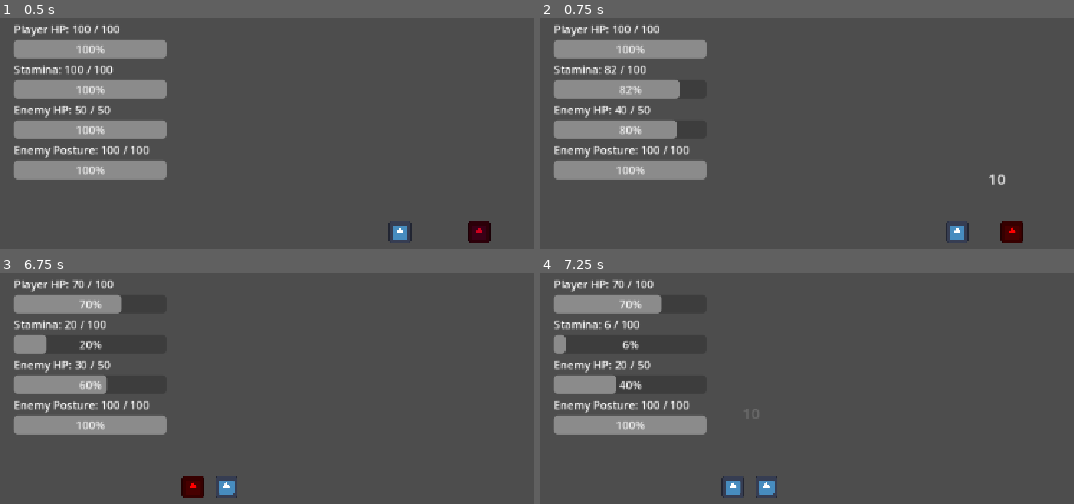
Above: before the commit, frames 1-4 (two rows, left to right).
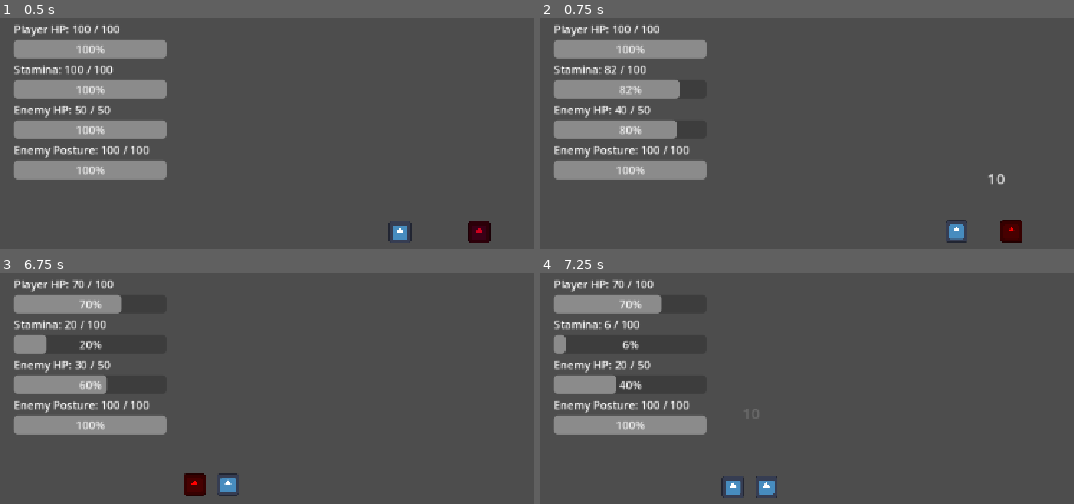
Above: after the commit, the same moments.

Repository: shanwinder/lastblade
Game: Godot game, scene res://scenes/main/Main.tscn
The game is run twice, just before and just after one commit, with the same random seed, the same clock (stepped at 60 frames per second) and the same inputs. The engine's default icon, where the game draws it, is replaced by a stand-in: a white triangle on a blue panel in a dark square.
Inputs:
- Up to frame 1 (0.5 s): no input
- Up to frame 2 (0.75 s): hold Right (ui_right) from 0.53 s (still down); tap J (attack) at 0.6 s
- Up to frame 3 (6.75 s): release Right (ui_right) at 1.28 s; hold Left (ui_left) 1.28-2.03 s; tap J (attack) at 1.35, 2.3, 3.05, 3.8, 4.35, 5.1, 6.05 s; hold Right (ui_right) 2.03-3.53 s; tap K (dash) at 2.1, 5.85 s; tap Enter at 2.75 s; tap L (parry) at 2.85, 6.6 s; tap Space at 3.5 s; hold R 3.53-4.28 s; hold Left (ui_left) 3.53-5.78 s; hold Right (ui_right) from 5.78 s (still down)
- Up to frame 4 (7.25 s): keep holding Right (ui_right); tap J (attack) at 6.8 s

Frame 1 is identical in both runs. In frame 2, 0.3% of the frame differs, in the area x 76-91%, y 67-98%; in frame 3, 0.4%, in the area x 33-45%, y 86-98%; in frame 4, nothing differs.

Commit message:
Add camera shake and integrate on hit
Introduce a Camera2D-based camera shake system (game_camera.gd) and register it in the scene. Expose configurable shake strength/duration for EnemyDummy (normal/critical) and Player, call the camera shake when they take damage, and add the GameCamera node and script reference to Main.tscn. Also include the generated UID file for the new script.

Diff:
--- a/last-blade-trial/EnemyDummy.gd
+++ b/last-blade-trial/EnemyDummy.gd
@@ -63,6 +63,18 @@
 # ความเร็วของเกมระหว่าง Hit Stop
 # 0.08 แปลว่าเกมช้าลงมาก แต่ไม่หยุดสนิท
 @export var hit_stop_time_scale: float = 0.08
+
+# ความแรงกล้องสั่นเมื่อโจมตีปกติโดนศัตรู
+@export var normal_hit_camera_shake_strength: float = 4.0
+
+# ระยะเวลากล้องสั่นเมื่อโจมตีปกติโดนศัตรู
+@export var normal_hit_camera_shake_duration: float = 0.10
+
+# ความแรงกล้องสั่นเมื่อ Critical Attack
+@export var critical_hit_camera_shake_strength: float = 9.0
+
+# ระยะเวลากล้องสั่นเมื่อ Critical Attack
+@export var critical_hit_camera_shake_duration: float = 0.18
 
 # =========================
 # ตัวแปรอ้างอิง Node
@@ -511,6 +523,9 @@
 
 	# ทำ Hit Stop เพื่อให้จังหวะโจมตีรู้สึกมีน้ำหนัก
 	apply_hit_stop(is_critical_hit)
+
+	# ทำ Camera Shake เพื่อเพิ่มแรงกระแทกทางภาพ
+	apply_camera_shake(is_critical_hit)
 
 	# ถ้า HP หมด ให้ตายทันที
 	# วางไว้ก่อน flash เพื่อไม่ให้ศัตรูกระพริบแล้วกลับมาขาวหลังตาย
@@ -614,6 +629,20 @@
 	# คืนความเร็วเกมกลับเป็นปกติ
 	Engine.time_scale = 1.0
 
+func apply_camera_shake(is_critical_hit: bool) -> void:
+	# ตั้งค่ากล้องสั่นเริ่มต้นเป็นแบบโจมตีปกติ
+	var strength := normal_hit_camera_shake_strength
+	var duration := normal_hit_camera_shake_duration
+
+	# ถ้าเป็น Critical ให้กล้องสั่นแรงและนานขึ้น
+	if is_critical_hit:
+		strength = critical_hit_camera_shake_strength
+		duration = critical_hit_camera_shake_duration
+
+	# เรียกกล้องที่อยู่ใน group game_camera ให้สั่น
+	# ถ้าในฉากยังไม่มีกล้อง group นี้ คำสั่งนี้จะไม่ error แค่ไม่มีอะไรเกิดขึ้น
+	get_tree().call_group("game_camera", "shake", strength, duration)
+
 func flash_critical() -> void:
 	# เปลี่ยนสีศัตรูเป็นสีส้มทอง เพื่อแสดงว่าโดน Critical
 	sprite_2d.modulate = Color(1.0, 0.65, 0.0, 1.0)
--- /dev/null
+++ b/last-blade-trial/game_camera.gd
@@ -0,0 +1,59 @@
+extends Camera2D
+
+# =========================
+# GameCamera.gd
+# ใช้จัดการกล้องและเอฟเฟกต์กล้องสั่น
+# =========================
+
+# เวลาที่กล้องยังต้องสั่นอยู่
+var shake_time: float = 0.0
+
+# ระยะเวลาสั่นทั้งหมดของรอบปัจจุบัน
+var shake_duration: float = 0.0
+
+# ความแรงของการสั่น
+var shake_strength: float = 0.0
+
+# ตำแหน่ง offset เดิมของกล้อง
+var original_offset: Vector2 = Vector2.ZERO
+
+
+func _ready() -> void:
+	# ตั้งกล้องนี้ให้เป็นกล้องหลัก
+	make_current()
+
+	# เก็บ offset เดิมไว้ เพื่อคืนค่าหลังสั่นเสร็จ
+	original_offset = offset
+
+	# เพิ่มกล้องเข้า group เพื่อให้ node อื่นเรียก shake ได้ง่าย
+	# เช่น EnemyDummy หรือ Player สามารถใช้ call_group("game_camera", "shake", ...)
+	add_to_group("game_camera")
+
+
+func _process(delta: float) -> void:
+	# ถ้าไม่มีเวลาสั่นเหลือ ให้คืน offset แล้วจบ
+	if shake_time <= 0.0:
+		offset = original_offset
+		return
+
+	# ลดเวลาสั่นตามเวลาเฟรม
+	shake_time -= delta
+
+	# คำนวณความแรงที่ค่อย ๆ เบาลงเมื่อใกล้หมดเวลา
+	var progress := shake_time / shake_duration
+	var current_strength := shake_strength * progress
+
+	# สุ่ม offset ซ้ายขวา/ขึ้นลง
+	var random_x := randf_range(-current_strength, current_strength)
+	var random_y := randf_range(-current_strength, current_strength)
+
+	# ตั้ง offset กล้องให้สั่น
+	offset = original_offset + Vector2(random_x, random_y)
+
+
+func shake(strength: float, duration: float) -> void:
+	# ถ้ามี shake ใหม่ที่แรงกว่า ให้ใช้ค่าใหม่
+	# ถ้า shake ใหม่เบากว่า แต่เข้ามาตอนกำลังสั่นอยู่ ให้ยังอัปเดตเวลาได้
+	shake_strength = max(shake_strength, strength)
+	shake_duration = max(duration, 0.01)
+	shake_time = duration
--- a/last-blade-trial/player.gd
+++ b/last-blade-trial/player.gd
@@ -58,6 +58,11 @@
 # เวลาหน่วงหลังโจมตี ก่อนจะขยับหรือโจมตีใหม่ได้
 @export var attack_recovery_time: float = 0.12
 
+# ความแรงกล้องสั่นเมื่อ Player โดนโจมตี
+@export var player_hit_camera_shake_strength: float = 7.0
+
+# ระยะเวลากล้องสั่นเมื่อ Player โดนโจมตี
+@export var player_hit_camera_shake_duration: float = 0.15
 
 # =========================
 # อ้างอิง Node ต่าง ๆ
@@ -399,6 +404,14 @@
 	# แจ้ง HUD ว่า HP เปลี่ยนแล้ว
 	emit_stats()
 
+	# ทำ Camera Shake เมื่อ Player โดนโจมตี
+	get_tree().call_group(
+		"game_camera",
+		"shake",
+		player_hit_camera_shake_strength,
+		player_hit_camera_shake_duration
+	)
+
 	# ทำเอฟเฟกต์กระพริบแดงแบบง่าย ๆ
 	flash_red()
 
--- a/last-blade-trial/scenes/main/Main.tscn
+++ b/last-blade-trial/scenes/main/Main.tscn
@@ -4,6 +4,7 @@
 [ext_resource type="Texture2D" uid="uid://7jrmvjfqe2ag" path="res://icon.svg" id="1_u1xfj"]
 [ext_resource type="Script" uid="uid://d4f0ahgftgx16" path="res://EnemyDummy.gd" id="3_q24mn"]
 [ext_resource type="Script" uid="uid://ctwdm7k5ww2c0" path="res://HUD.gd" id="4_gyg6b"]
+[ext_resource type="Script" uid="uid://bfcpuai2nb0xm" path="res://game_camera.gd" id="5_dc040"]
 
 [sub_resource type="RectangleShape2D" id="RectangleShape2D_nha0i"]
 size = Vector2(32, 32)
@@ -123,3 +124,7 @@
 offset_top = 230.0
 offset_right = 400.0
 offset_bottom = 253.0
+
+[node name="GameCamera" type="Camera2D" parent="." unique_id=532290581]
+position = Vector2(576, 324)
+script = ExtResource("5_dc040")
Not shown, added: last-blade-trial/game_camera.gd.uid
Not shown, changed: .DS_Store
